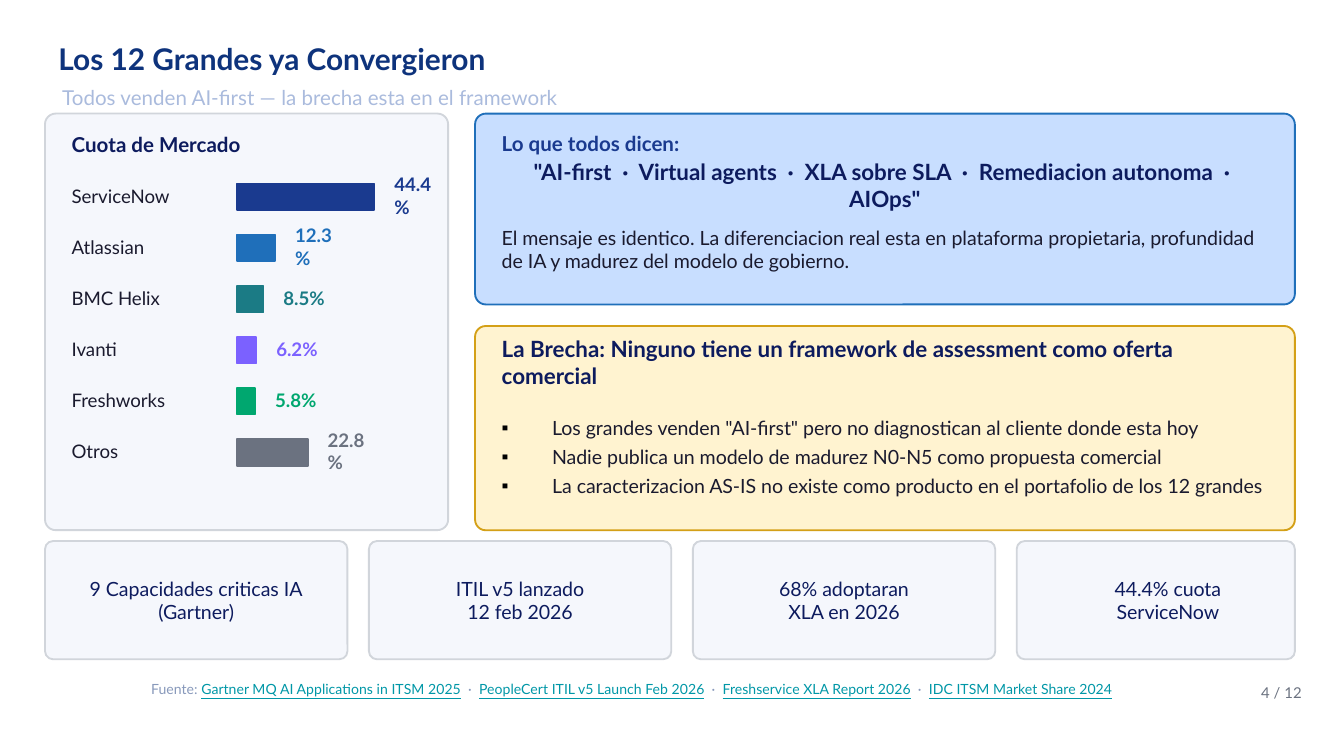
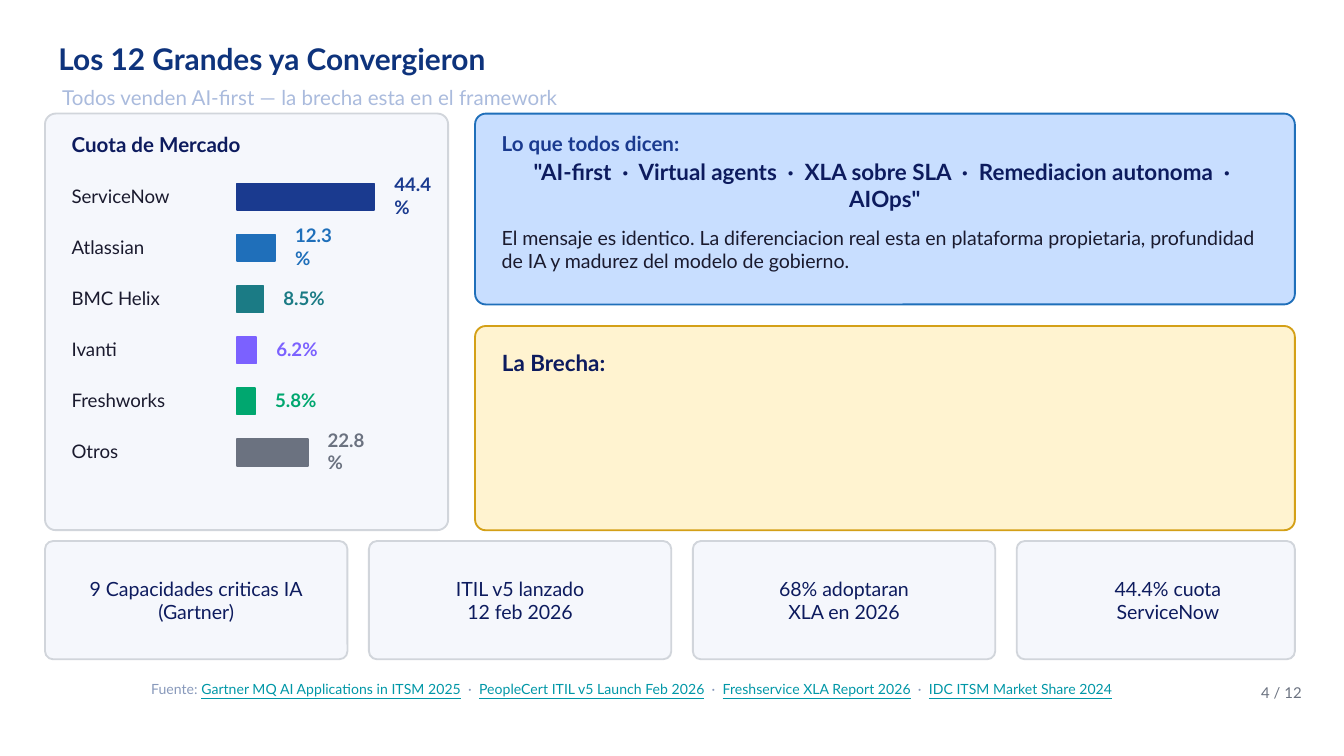
Before and after one commit to nataliazarthapersonalsoft/mesadeservicio-modernizacionaplicaciones, a slide deck: slide 10 of 01-Ideacion/01-benchmarking/Benchmarking Mesa de Servicio.pptx. Drawn at 1344x756 pixels with LibreOffice and Linux fonts; fonts in the diff are those of the drawing; background and template pictures are left out. Boxes give left, top, right and bottom in pixels: in the first picture for what was removed or moved away, otherwise in the second. Text is boxed around its words. In the diff, an @@ line names an element or a change of style, - is before the commit and + after.

```diff
--- a/01-Ideacion/01-benchmarking/Benchmarking Mesa de Servicio.pptx
+++ b/01-Ideacion/01-benchmarking/Benchmarking Mesa de Servicio.pptx
@@ text at <box>502,354,605,371</box>: text changed @@
-La Brecha: Ninguno tiene un framework de assessment como oferta comercial
+La Brecha:
@@ text removed at <box>552,420,1262,497</box> @@
-▪ Los grandes venden "AI-first" pero no diagnostican al cliente donde esta hoy
-▪ Nadie publica un modelo de madurez N0-N5 como propuesta comercial
-▪ La caracterizacion AS-IS no existe como producto en el portafolio de los 12 grandes
```
Also in this commit, not shown: 7 other slides changed, 1 slide added, 3 other files.
